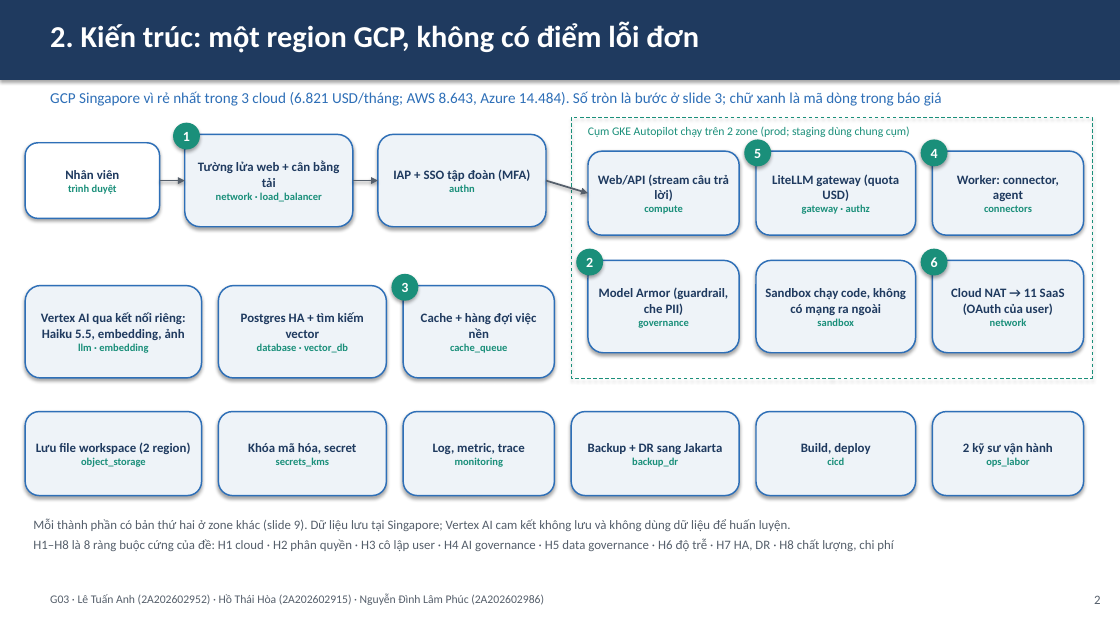
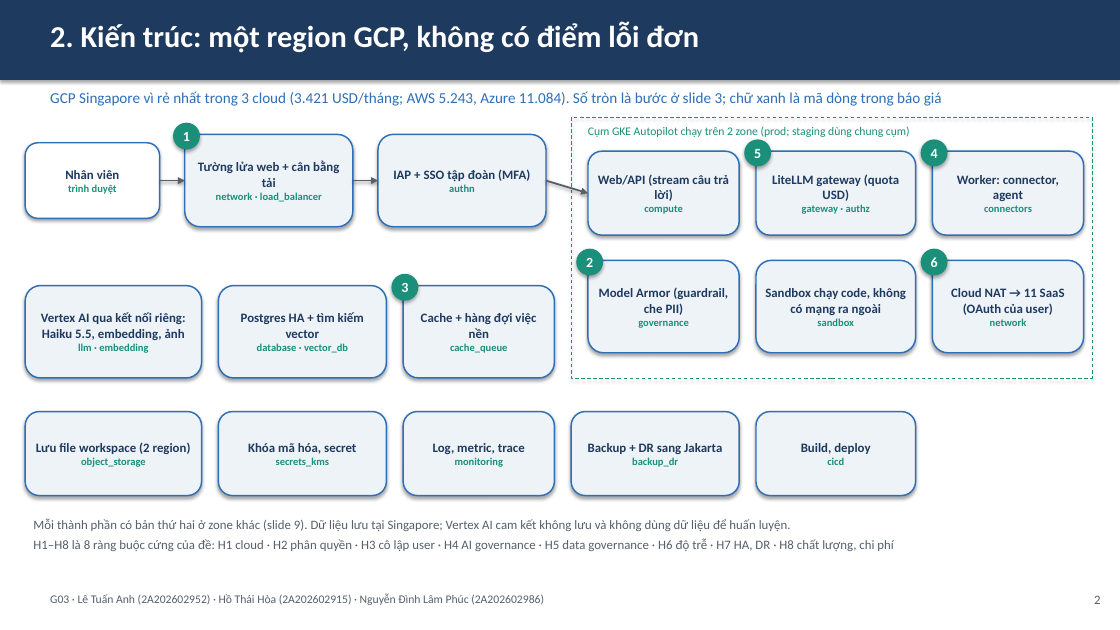
Before and after one commit to anhltsefpt/VBot-production-capstone, a slide deck: slide 4 of anh-le/G03_slide.pptx. Drawn at 1120x630 pixels with LibreOffice and Linux fonts; fonts in the diff are those of the drawing. Boxes give left, top, right and bottom in pixels: in the first picture for what was removed or moved away, otherwise in the second. Text is boxed around its words. In the diff, an @@ line names an element or a change of style, - is before the commit and + after.

```diff
--- a/anh-le/G03_slide.pptx
+++ b/anh-le/G03_slide.pptx
@@ text at (50, 91, 942, 106): text changed @@
-GCP Singapore vì rẻ nhất trong 3 cloud (6.821 USD/tháng; AWS 8.643, Azure 14.484). Số tròn là bước ở slide 3; chữ xanh là mã dòng trong báo giá
+GCP Singapore vì rẻ nhất trong 3 cloud (3.421 USD/tháng; AWS 5.243, Azure 11.084). Số tròn là bước ở slide 3; chữ xanh là mã dòng trong báo giá
@@ rounded rectangle removed at (933, 412, 1084, 496) @@
-2 kỹ sư vận hành
-ops_labor
```
Also in this commit, not shown: 6 other slides changed, 8 other files.
